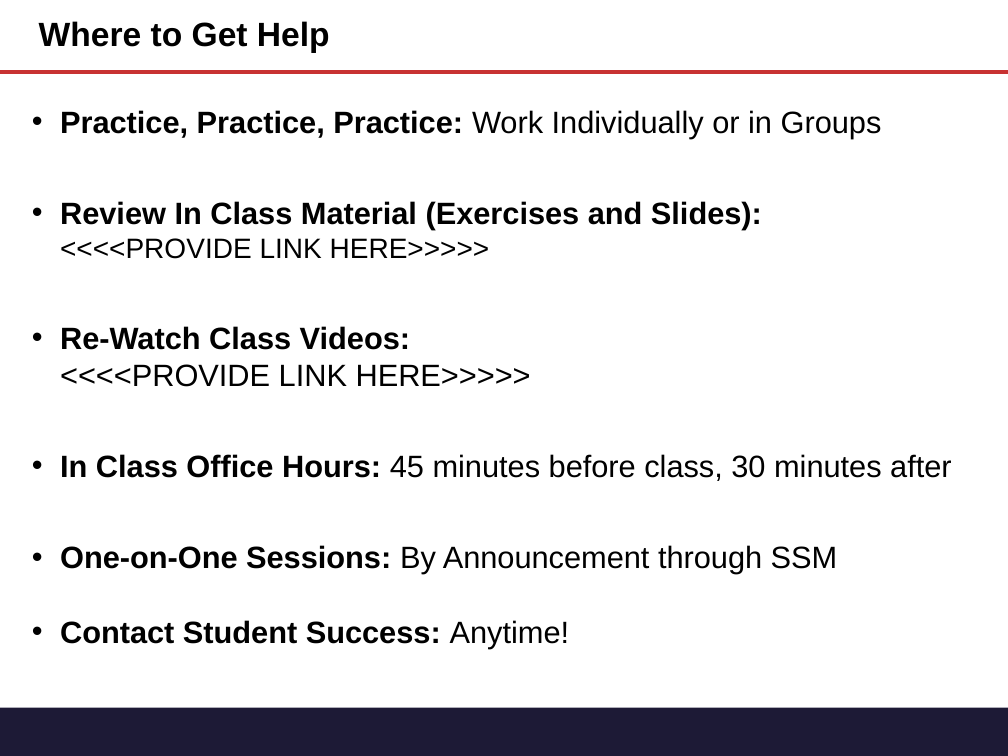
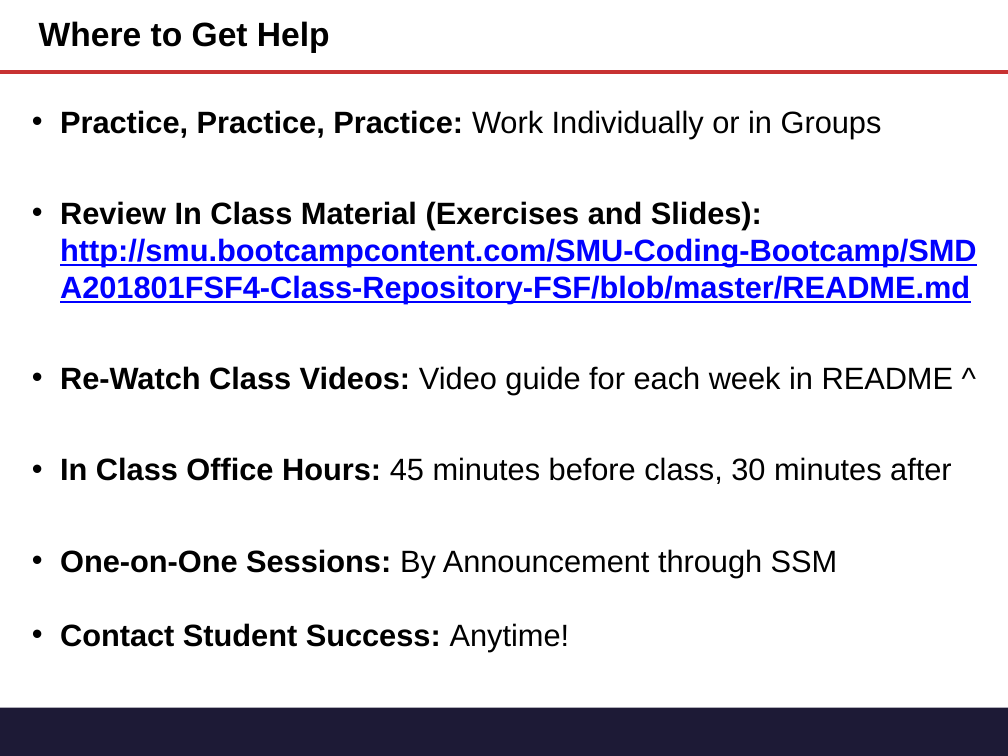
Before and after one commit to CourtneyDM/smu-class-repo, a slide deck: slide 4 of 02-lesson-plans/part-time/01-Week/02-Day/Slide-Shows/Gitn_Pro_HTML_CSS.pptx. Drawn at 1008x756 pixels with LibreOffice and Linux fonts; fonts in the diff are those of the drawing. Boxes give left, top, right and bottom in pixels: in the first picture for what was removed or moved away, otherwise in the second. Text is boxed around its words. In the diff, an @@ line names an element or a change of style, - is before the commit and + after.

Commit message:
edited slide deck for week 1 day 2

```diff
--- a/02-lesson-plans/part-time/01-Week/02-Day/Slide-Shows/Gitn_Pro_HTML_CSS.pptx
+++ b/02-lesson-plans/part-time/01-Week/02-Day/Slide-Shows/Gitn_Pro_HTML_CSS.pptx
@@ text at [60, 201, 977, 395]: text changed; text colour #000000 to #0000FF @@
-• Review In Class Material (Exercises and Slides):
-  <<<<PROVIDE LINK HERE>>>>>
-• Re-Watch Class Videos:
-  <<<<PROVIDE LINK HERE>>>>>
+• Review In Class Material (Exercises and Slides):
+  http://smu.bootcampcontent.com/SMU-Coding-Bootcamp/SMDA201801FSF4-Class-Repository-FSF/blob/master/README.md
+• Re-Watch Class Videos: Video guide for each week in README ^
```
Also in this commit, not shown: 7 other slides changed, 1 other file.
